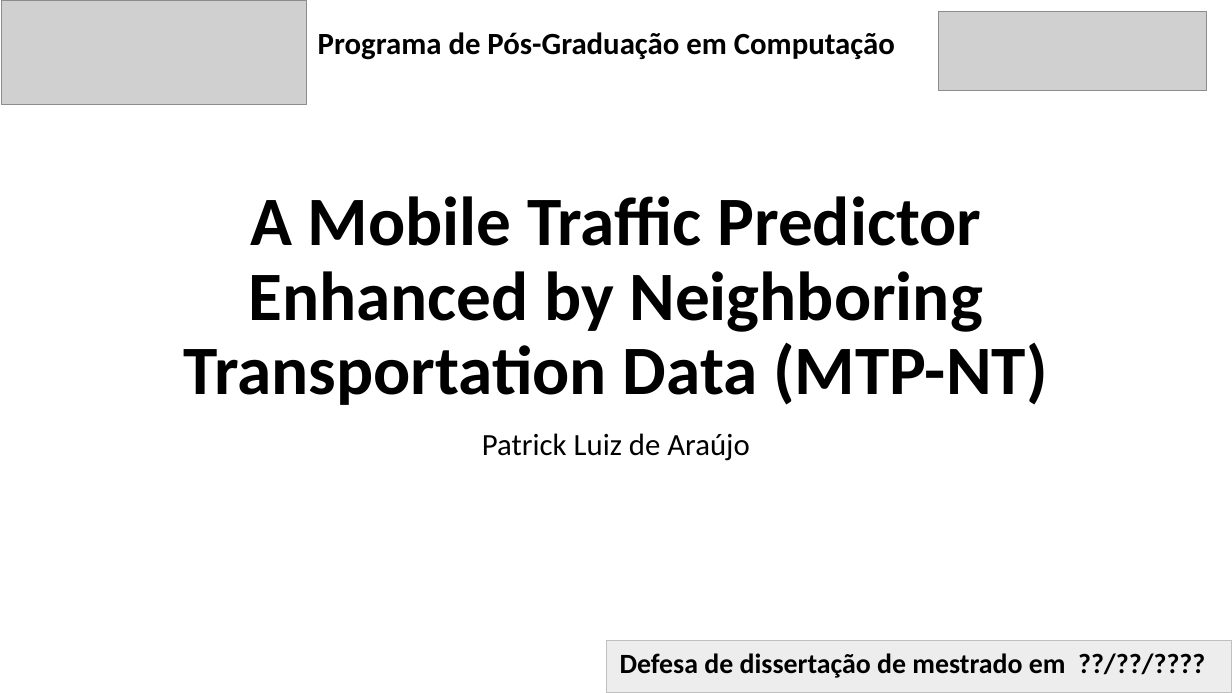
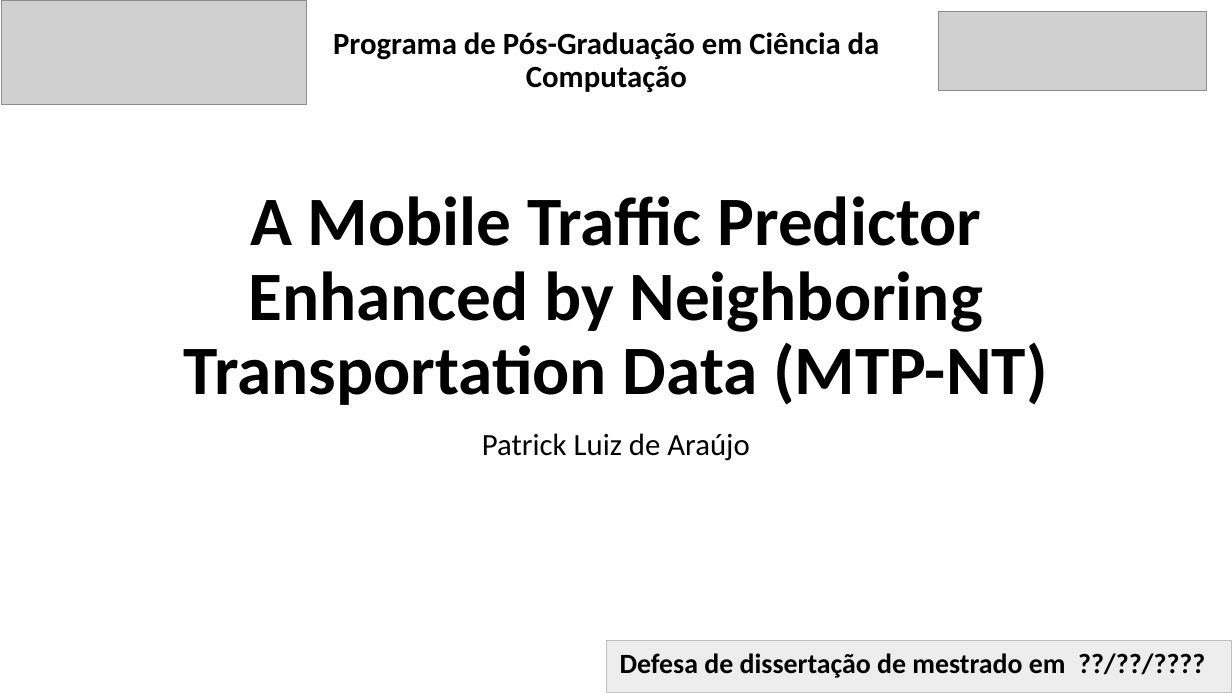
Before and after one commit to PatrickLdA/milan-telecom-analysis, a slide deck: slide 1 of defesa.pptx. Drawn at 1232x693 pixels with LibreOffice and Linux fonts; fonts in the diff are those of the drawing; grey boxes stand for pictures. Boxes give left, top, right and bottom in pixels: in the first picture for what was removed or moved away, otherwise in the second. Text is boxed around its words. In the diff, an @@ line names an element or a change of style, - is before the commit and + after.

```diff
--- a/defesa.pptx
+++ b/defesa.pptx
@@ text at bbox=[333, 32, 880, 92]: text changed @@
-Programa de Pós-Graduação em Computação
+Programa de Pós-Graduação em Ciência da Computação
```
Also in this commit, not shown: 1 other slide changed, 3 slides added, 1 other file.
